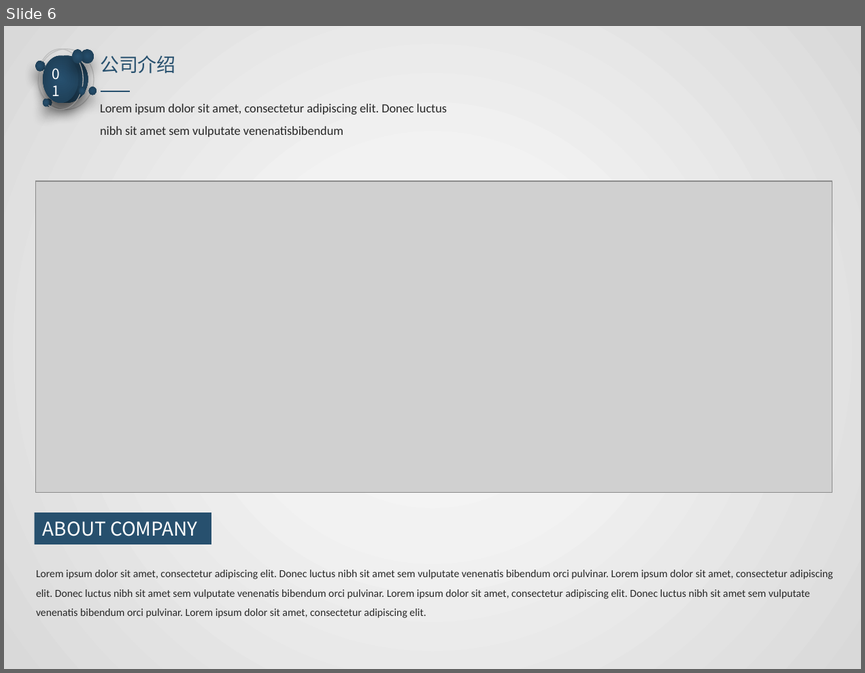
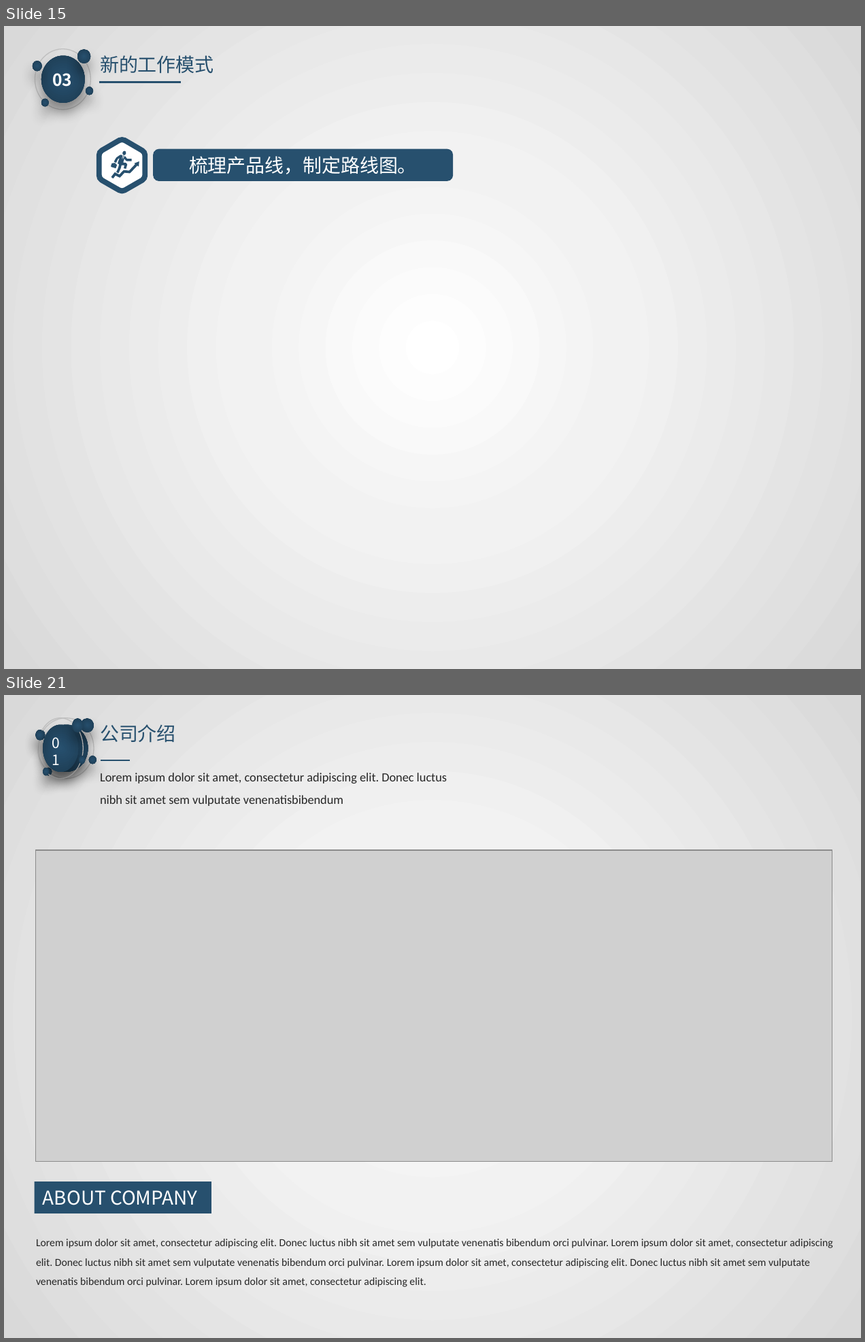
Before and after one commit to watermoonlx/presentation, a slide deck: [PO]PR Approval Control Panel.pptx. Shown one above the other, each under a label of ours: slide 6 before the commit, slides 15 and 21 after it; the slides between them are not shown. The pictures are 865x673 and 865x1342 pixels, drawn with LibreOffice and Linux fonts; fonts in the diff are those of the drawing; grey boxes stand for pictures. Boxes give left, top, right and bottom in pixels: in the first picture for what was removed or moved away, otherwise in the second. Text is boxed around its words. In the diff, an @@ line names an element or a change of style, - is before the commit and + after.

```diff
--- a/[PO]PR Approval Control Panel.pptx
+++ b/[PO]PR Approval Control Panel.pptx
@@ slide 15 added at [4,26,861,669], background gradient #FFFFFF to #F2F2F2 to #D9D9D9 @@
@@ text added at [100,55,213,73], 16 pt, text #27506E @@
+新的工作模式
@@ text added at [52,73,72,87], 14 pt, text #FFFFFF, bold @@
+03
@@ group added at [33,49,93,110]: 6 ellipses @@
@@ line added from (99, 82) to (181, 82), #27506E 1.5 pt @@
@@ group added at [99,139,145,191]: 5 freeform shapes @@
@@ rounded rectangle added at [154,149,452,180], fill #27506E, outline #27506E 1.5 pt, 16 pt, text #FFFFFF @@
+梳理产品线，制定路线图。
@@ what was slide 6 is now slide 21 @@
```
Also in this commit, not shown: 4 slides changed, 15 other slides added, 1 slide removed, 13 other files.
